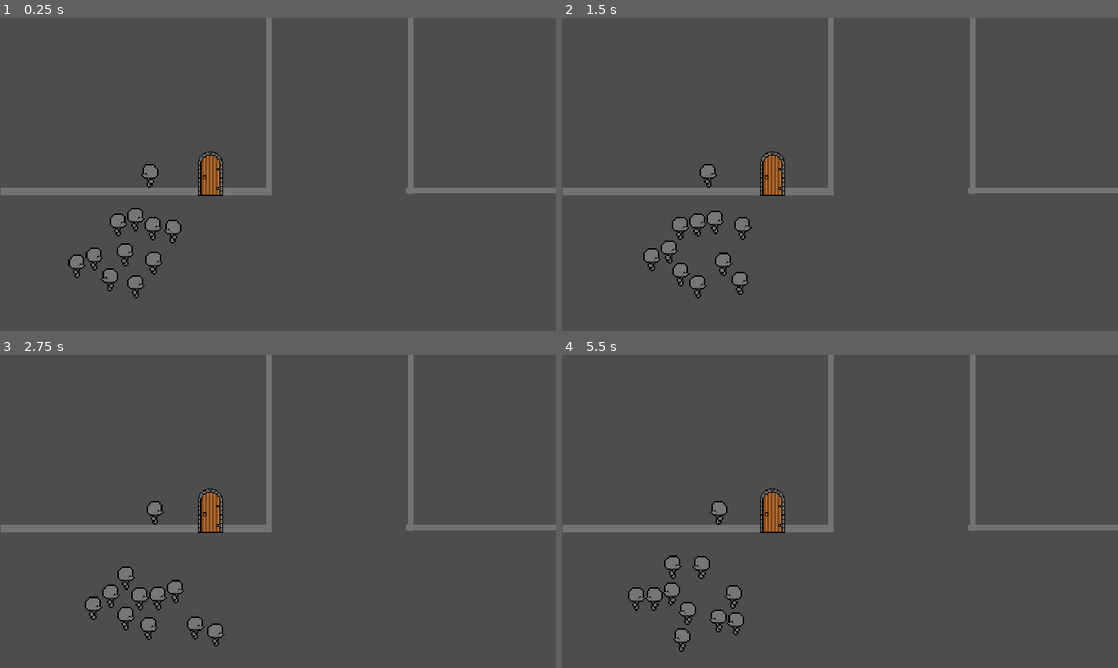
Above: before the commit, frames 1-4 (two rows, left to right).
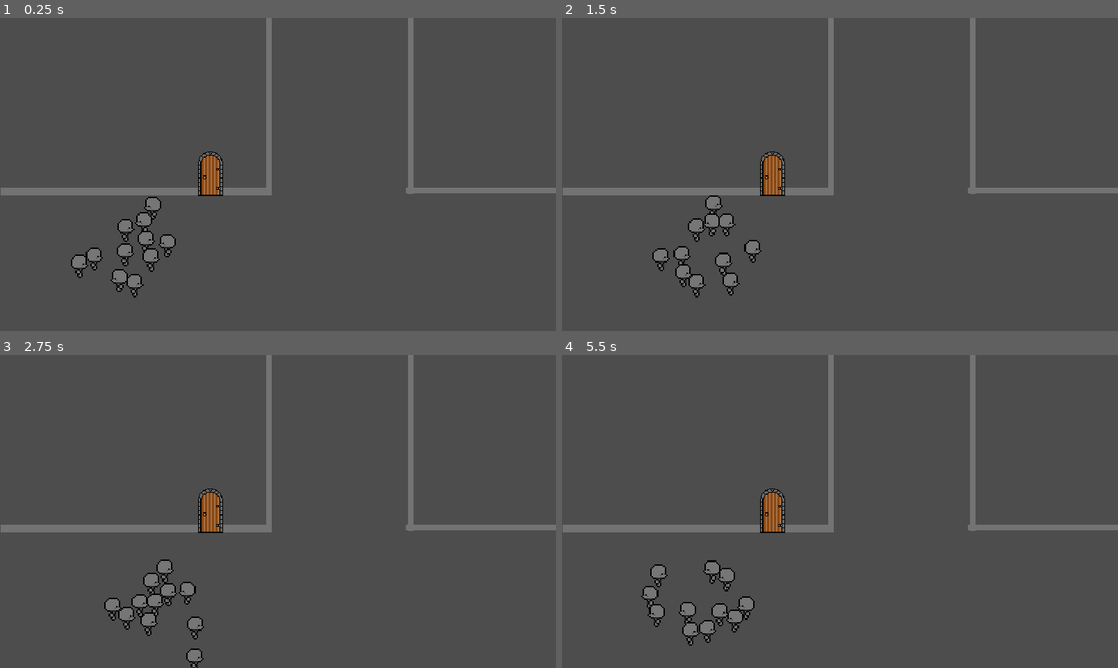
Above: after the commit, the same moments.

Repository: DubiousDuck/Manny-Takes-on-Upper-Management
Game: Godot game, scene res://overworld/sample_overworld.tscn
The game is run twice, just before and just after one commit, with the same random seed, the same clock (stepped at 60 frames per second) and the same inputs.
Inputs (mouse positions are in pixels of both pictures, inside the frame that each line leads up to):
- Up to frame 1 (0.25 s): no input
- Up to frame 2 (1.5 s): tap Enter (ui_accept) at 0.5, 0.77 s; move the mouse to (962, 158) at 0.52 s; hold Right (ui_right) 0.53-1.28 s; click (962, 158) at 0.6 s; move the mouse to (728, 190) at 1.27 s; hold Down (ui_down) from 1.28 s (still down); click (728, 190) at 1.35 s
- Up to frame 3 (2.75 s): tap Enter (ui_accept) at 1.52 s; move the mouse to (333, 442) at 2.02 s; release Down (ui_down) at 2.03 s; hold Right (ui_right) from 2.03 s (still down); click (333, 442) at 2.1 s
- Up to frame 4 (5.5 s): move the mouse to (812, 574) at 2.77 s; release Right (ui_right) at 2.78 s; hold Up (ui_up) 2.78-3.53 s; click (812, 574) at 2.85 s; tap Enter (ui_accept) at 3.02, 3.77, 4.52 s; move the mouse to (1006, 558) at 3.52 s; hold Left (ui_left) 3.53-5.03 s; click (1006, 558) at 3.6 s; move the mouse to (673, 464) at 4.27 s; click (673, 464) at 4.35 s; move the mouse to (867, 511) at 5.02 s; hold Down (ui_down) from 5.03 s (still down); click (867, 511) at 5.1 s

The runs differ from the first frame. In frame 1, 1.7% of the frame differs, in the area x 12-33%, y 46-90%; in frame 2, 1.9%; in frame 3, 2.0%; in frame 4, 2.3%, in the area x 11-35%, y 46-95%.

Commit message:
follower + player z_layer is sorted, colliders shrunk
I made the collider of the followers and player significantly smaller, this also revealed the need for z sorting which I implemented

Diff:
--- a/overworld/Follower.tscn
+++ b/overworld/Follower.tscn
@@ -5,8 +5,8 @@
 [ext_resource type="AnimationLibrary" uid="uid://bpqlfovrbqirm" path="res://unit/unit_anim.res" id="3_o1y3r"]
 
 [sub_resource type="CapsuleShape2D" id="CapsuleShape2D_7mksb"]
-radius = 18.0
-height = 56.0
+radius = 15.0
+height = 38.0
 
 [node name="Follower" type="CharacterBody2D"]
 collision_layer = 2
@@ -14,7 +14,7 @@
 script = ExtResource("1_n8ld1")
 
 [node name="CollisionShape2D" type="CollisionShape2D" parent="."]
-position = Vector2(0, 2)
+position = Vector2(0, 4)
 shape = SubResource("CapsuleShape2D_7mksb")
 
 [node name="Sprite2D" type="Sprite2D" parent="."]
--- a/overworld/Player.tscn
+++ b/overworld/Player.tscn
@@ -5,14 +5,14 @@
 [ext_resource type="AnimationLibrary" uid="uid://bpqlfovrbqirm" path="res://unit/unit_anim.res" id="3_ywt1h"]
 
 [sub_resource type="CapsuleShape2D" id="CapsuleShape2D_7mksb"]
-radius = 18.0
-height = 56.0
+radius = 15.0
+height = 34.0
 
 [node name="Player" type="CharacterBody2D"]
 script = ExtResource("1_1evci")
 
 [node name="CollisionShape2D" type="CollisionShape2D" parent="."]
-position = Vector2(0, 2)
+position = Vector2(0, 6)
 shape = SubResource("CapsuleShape2D_7mksb")
 
 [node name="Sprite2D" type="Sprite2D" parent="."]
--- a/overworld/follower.gd
+++ b/overworld/follower.gd
@@ -24,6 +24,8 @@
 	var player = get_parent().get_node("Player")
 	var diff = player.position - position
 	var direction = diff.normalized()
+
+	sort_z_layer()
 
 	if (turn_timer <= 0):
 		if (diff.length() > FOLLOW_D or diff.length()<DISPERSE_D):
@@ -67,6 +69,8 @@
 	lastpos = position
 	move_and_slide()
 
+func sort_z_layer():
+	z_index = int(position.y)
 
 func anim_handler(delta):
 	vel_moving_average = vel_moving_average*0.8 + 0.2*(lastpos-position) / delta
--- a/overworld/player.gd
+++ b/overworld/player.gd
@@ -12,6 +12,8 @@
 
 	var input_dir = Input.get_vector("ui_left", "ui_right", "ui_up", "ui_down")
 	var direction = Vector2(input_dir.x, input_dir.y).normalized()
+
+	sort_z_layer()
 
 	if direction:
 		velocity.x = direction.x * SPEED
@@ -45,6 +47,9 @@
 	move_and_slide()
 	anim_handler()
 
+func sort_z_layer():
+	z_index = int(position.y)
+
 func anim_handler():
 	if velocity.y != 0:
 		$AnimationPlayer.play("unit_anim/front_walk")
